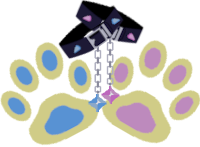
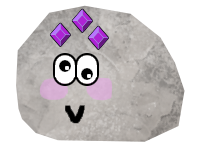
Layered file, before and after one edit (200×147). Changes by layer:
hid "fwmc fuwawa collar コピー2" over [left=58, top=4, right=125, bottom=60]
hid "fwmc mococo collar" over [left=74, top=0, right=145, bottom=45]
hid "fwmc fuwawa collar" over [left=58, top=4, right=125, bottom=60]
hid "fwmc jewel_fuwawa コピー" over [left=88, top=46, right=107, bottom=113]
hid "fwmc jewel_mococo コピー" over [left=101, top=38, right=120, bottom=105]
hid "fwmc fuwawa" over [left=0, top=41, right=100, bottom=146]
hid "fwmc mococo" over [left=101, top=39, right=200, bottom=144]
added layer "googly_eyes" above "biboo_smile" over [left=53, top=53, right=99, bottom=86]
added layer "biboo_smile" above "biboo_blush" over [left=65, top=105, right=85, bottom=124]
added layer "biboo_blush" (57%) above "jewel3" over [left=39, top=77, right=112, bottom=101]
added layer "jewel3" above "jewel2" over [left=87, top=25, right=109, bottom=50]
added layer "jewel2" above "1540673768.svg" over [left=71, top=8, right=93, bottom=33]
added layer "1540673768.svg" above "soft_grey.png" over [left=49, top=22, right=71, bottom=47]
added layer "soft_grey.png" above "sparkle" over [left=16, top=5, right=185, bottom=142]
